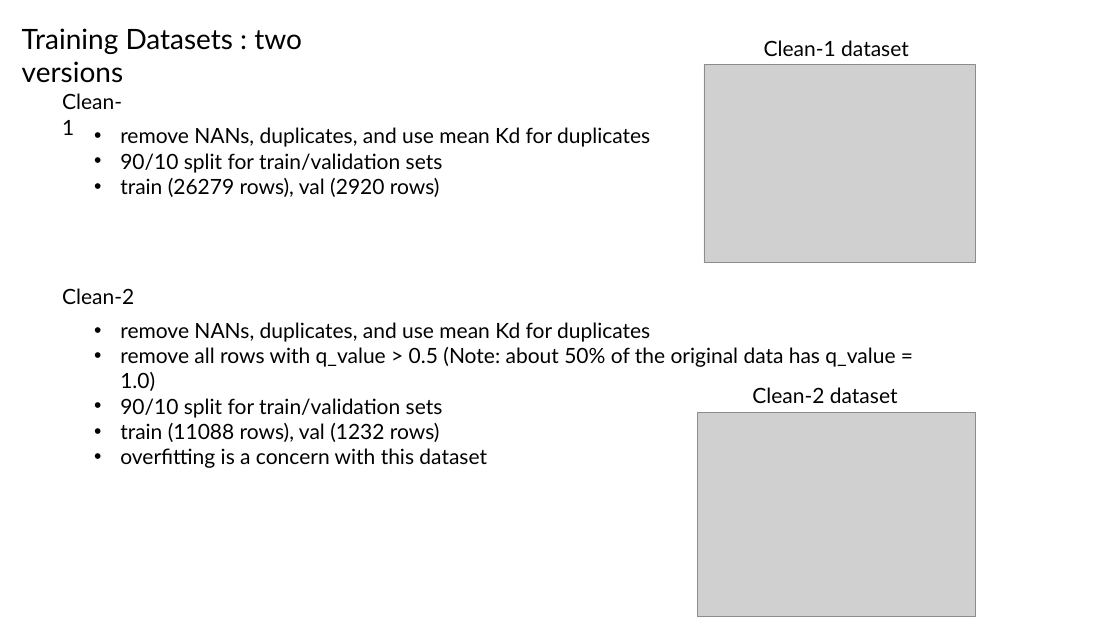
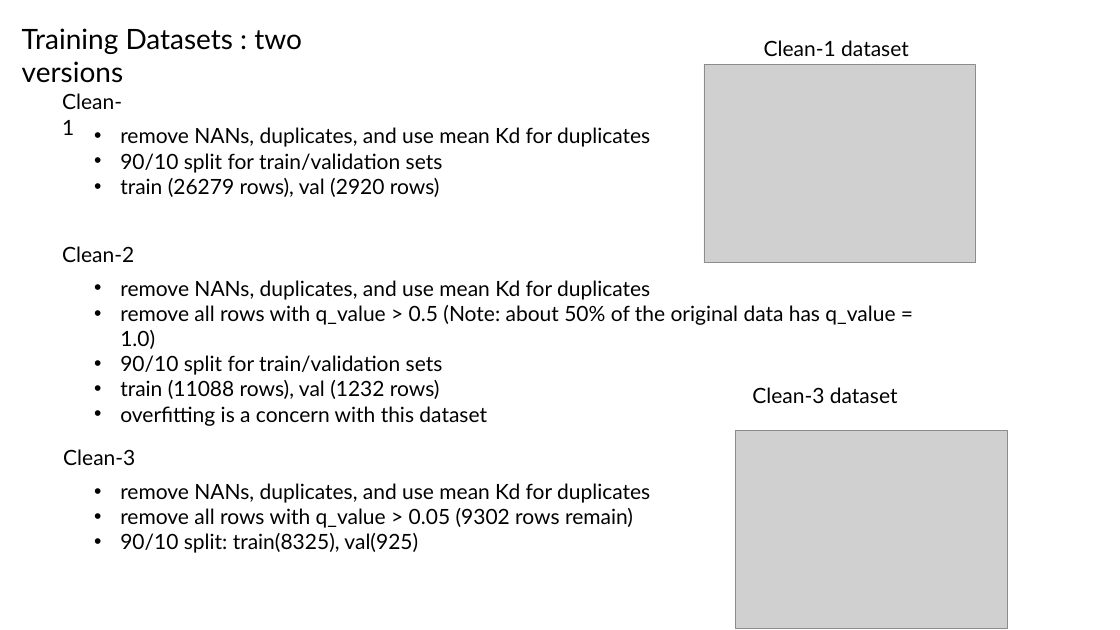
Before and after one commit to planaria158/BERT-antibody-antigen-binding-energy, a slide deck: slide 4 of Homework-aAlphaBio.pptx. Drawn at 1120x630 pixels with LibreOffice and Linux fonts; fonts in the diff are those of the drawing; grey boxes stand for pictures. Boxes give left, top, right and bottom in pixels: in the first picture for what was removed or moved away, otherwise in the second. Text is boxed around its words. In the diff, an @@ line names an element or a change of style, - is before the commit and + after.

Commit message:
training vit on clean2 dataset made clean3 dataset slide deck updates

```diff
--- a/Homework-aAlphaBio.pptx
+++ b/Homework-aAlphaBio.pptx
@@ text "Clean-2": place and size @@
-text "Clean-2" at [62, 288, 134, 304]
+text "Clean-2" at [62, 246, 134, 262]
@@ text "remove NANs, duplicates, and use ...": place and size @@
-text "remove NANs, duplicates, and use ..." at [120, 322, 895, 464]
+text "remove NANs, duplicates, and use ..." at [120, 280, 895, 422]
@@ text at [752, 387, 898, 403]: text changed @@
-Clean-2 dataset
+Clean-3 dataset
@@ text added at [63, 449, 135, 465], 18 pt, text #000000 @@
+Clean-3
@@ picture: place and size @@
-picture at [697, 413, 975, 617]
+picture at [736, 430, 1007, 628]
@@ text added at [120, 483, 650, 553], 18 pt, text #000000 @@
+• remove NANs, duplicates, and use mean Kd for duplicates
+• remove all rows with q_value > 0.05 (9302 rows remain)
+• 90/10 split: train(8325), val(925)
```
Also in this commit, not shown: 2 other slides changed, 1 slide added, 9 other files.
